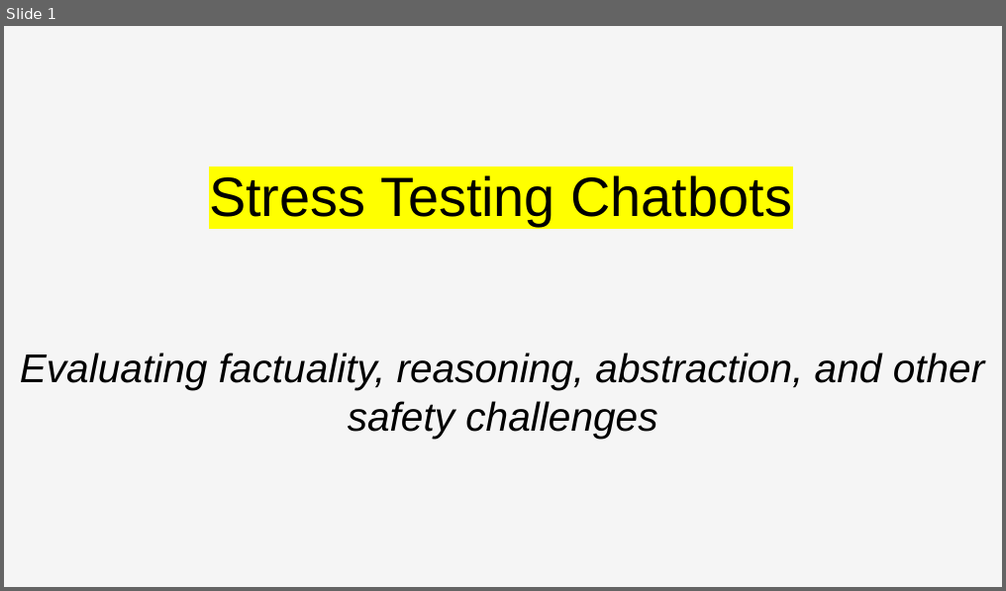
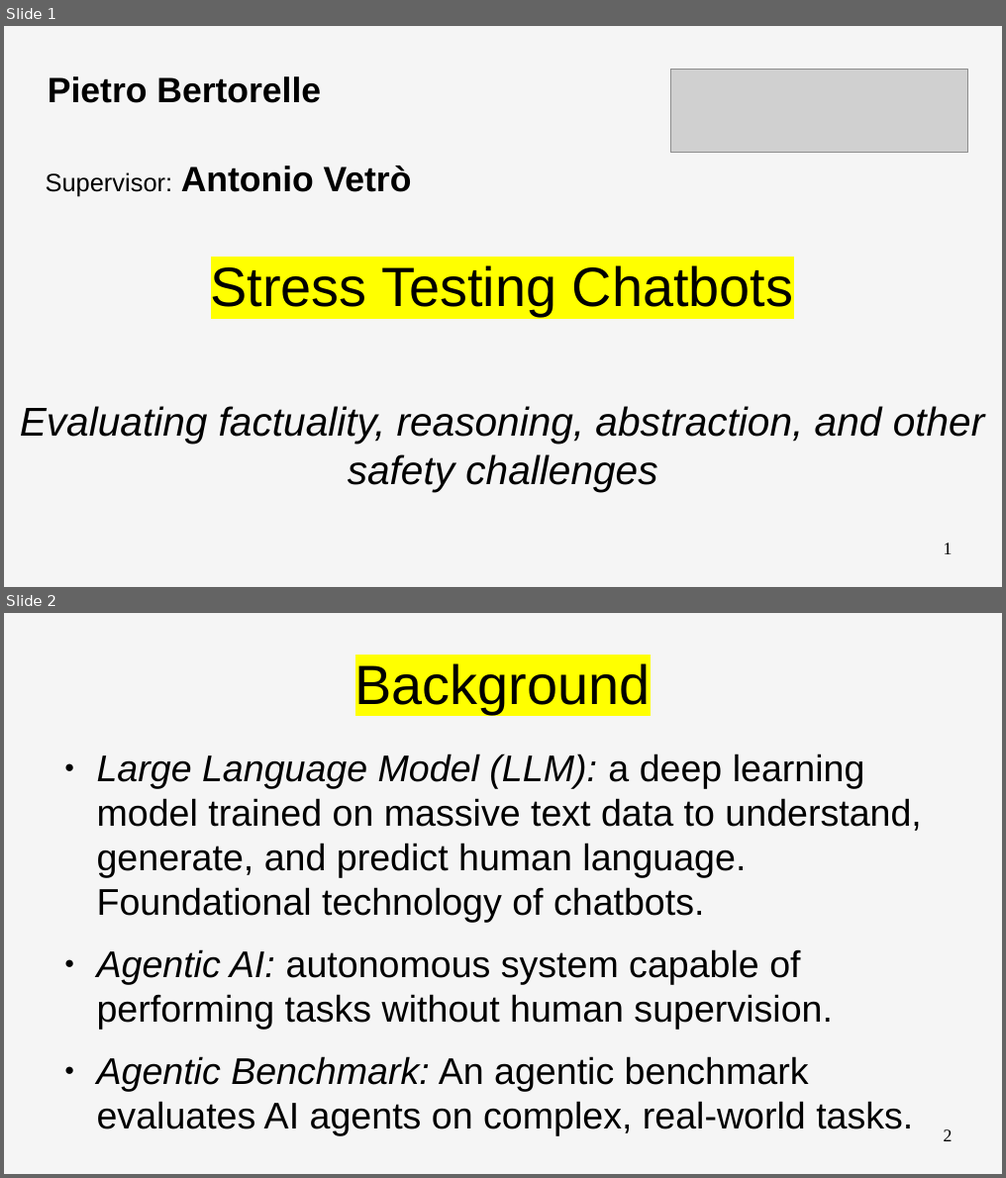
Before and after one commit to PieBerto/Stress-testing-chatbots, a slide deck: Slideshow/final_presentation_v.2.odp. Shown one above the other, each under a label of ours: slide 1 before the commit, slides 1 and 2 after it. The pictures are 1006x591 and 1006x1178 pixels, drawn with LibreOffice and Linux fonts; fonts in the diff are those of the drawing; grey boxes stand for pictures. Boxes give left, top, right and bottom in pixels: in the first picture for what was removed or moved away, otherwise in the second. Text is boxed around its words. In the diff, an @@ line names an element or a change of style, - is before the commit and + after.

```diff
--- a/Slideshow/final_presentation_v.2.odp
+++ b/Slideshow/final_presentation_v.2.odp
@@ slide 2 added at box(4, 613, 1002, 1174), background #F5F5F5 @@
@@ title added at box(355, 663, 650, 714), 44 pt, text #000000 @@
+Background
@@ text added at box(97, 754, 921, 1130), 29.6 pt, text #000000 @@
+● Large Language Model (LLM): a deep learning model trained on massive text data to understand, generate, and predict human language. Foundational technology of chatbots.
+● Agentic AI: autonomous system capable of performing tasks without human supervision.
+● Agentic Benchmark: An agentic benchmark evaluates AI agents on complex, real-world tasks.
@@ page number added at box(944, 1130, 952, 1142), 14 pt, text #000000 @@
+2
@@ slide 1 changed as well @@
@@ title added at box(48, 76, 321, 103), 28 pt, text #000000, bold @@
+Pietro Bertorelle
@@ picture added at box(670, 69, 967, 153) @@
@@ title added at box(46, 166, 412, 196), 28 pt, text #000000, bold @@
+Supervisor: Antonio Vetrò
@@ title "Stress Testing Chatbots": place and size @@
-title "Stress Testing Chatbots" at box(209, 175, 791, 226)
+title "Stress Testing Chatbots" at box(211, 266, 793, 316)
@@ title "Evaluating factuality, reasoning, abstraction, and ...": place and size @@
-title "Evaluating factuality, reasoning, abstraction, and ..." at box(20, 353, 985, 438)
+title "Evaluating factuality, reasoning, abstraction, and ..." at box(20, 406, 985, 491)
@@ page number added at box(944, 543, 952, 555), 14 pt, text #000000 @@
+1
```
Also in this commit, not shown: 13 other slides changed, 2 other slides added.
